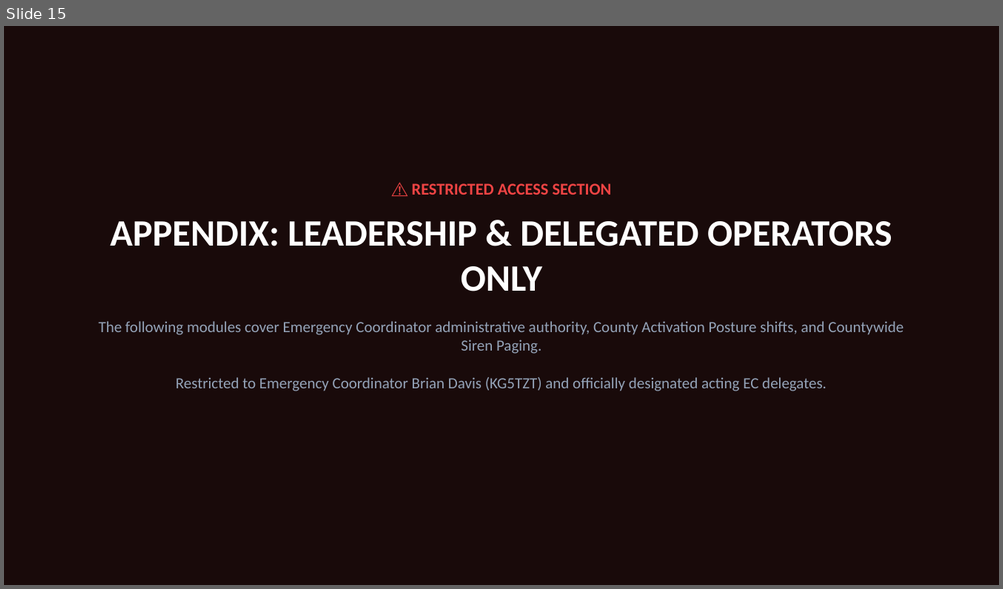
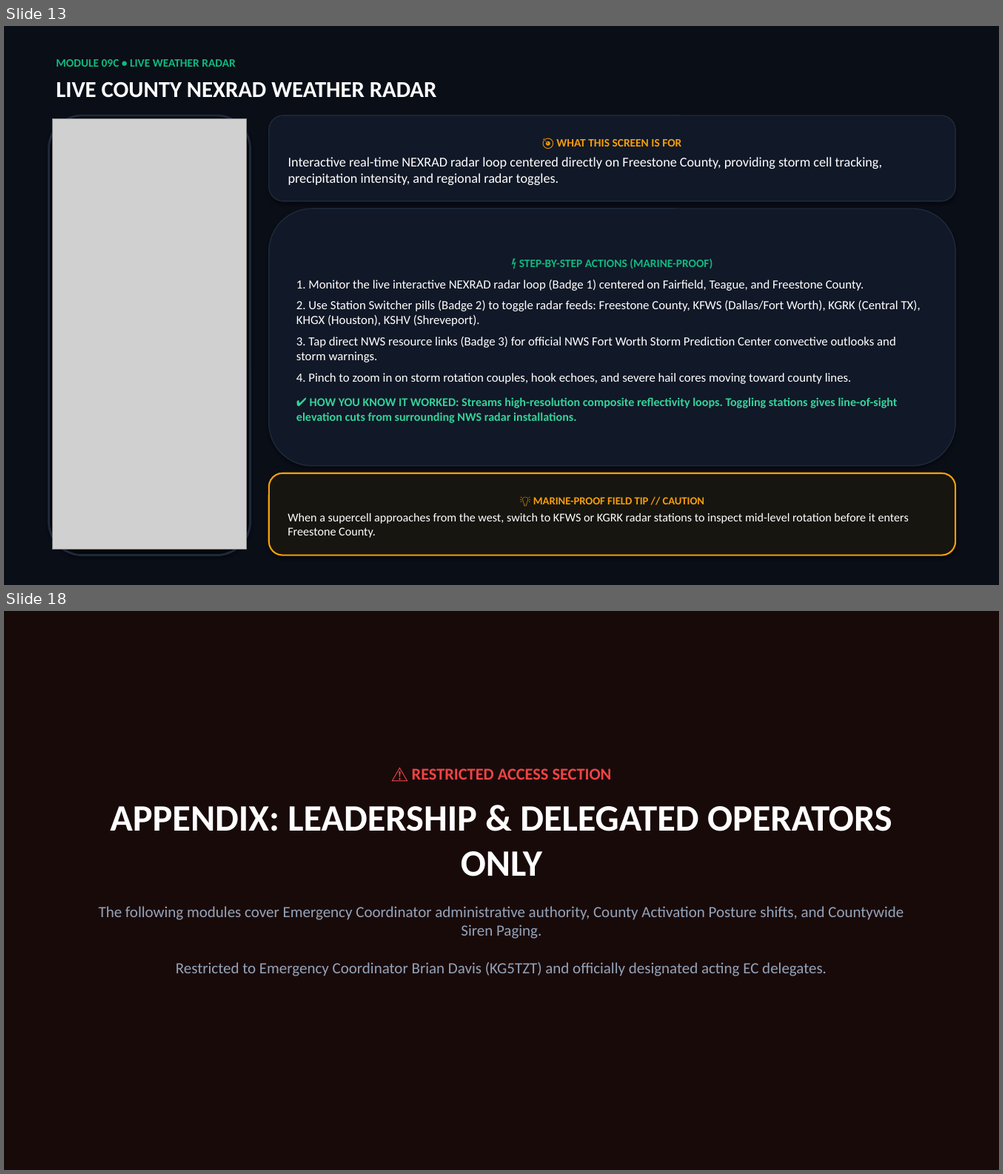
Before and after one commit to freestone-ares/freestone-ares-tactical, a slide deck: android_app/app/src/main/assets/Freestone_ARES_Tactical_User_Guide.pptx. Shown one above the other, each under a label of ours: slide 15 before the commit, slides 13 and 18 after it; the slides between them are not shown. The pictures are 1003x589 and 1003x1174 pixels, drawn with LibreOffice and Linux fonts; fonts in the diff are those of the drawing; grey boxes stand for pictures. Boxes give left, top, right and bottom in pixels: in the first picture for what was removed or moved away, otherwise in the second. Text is boxed around its words. In the diff, an @@ line names an element or a change of style, - is before the commit and + after.

Commit message:
docs: Update Marine-Proof User Guide to Build 69 (v7.9.17) with 4-subtab SKYWARN modules & in-app viewer

```diff
--- a/android_app/app/src/main/assets/Freestone_ARES_Tactical_User_Guide.pptx
+++ b/android_app/app/src/main/assets/Freestone_ARES_Tactical_User_Guide.pptx
@@ slide 13 added at [4,26,999,585], background #FFFFFF @@
@@ rectangle added at [4,26,999,585], fill #0A0E17 @@
@@ text added at [56,59,235,67], 11 pt, text #10B981, bold @@
+MODULE 09C • LIVE WEATHER RADAR
@@ text added at [56,82,437,98], 22 pt, text #FFFFFF, bold @@
+LIVE COUNTY NEXRAD WEATHER RADAR
@@ rounded rectangle added at [48,116,250,556], fill #05070A, outline #1E293B 2 pt @@
@@ picture added at [53,119,247,550] @@
@@ rounded rectangle added at [269,116,956,201], fill #111827, outline #1E293B 1 pt, 13 pt, text #FFFFFF @@
+🎯 WHAT THIS SCREEN IS FOR
+Interactive real-time NEXRAD radar loop centered directly on Freestone County, providing storm cell tracking, precipitation intensity, and regional radar toggles.
@@ rounded rectangle added at [269,209,956,466], fill #111827, outline #1E293B 1 pt, 12 pt, text #FFFFFF @@
+⚡ STEP-BY-STEP ACTIONS (MARINE-PROOF)
+1. Monitor the live interactive NEXRAD radar loop (Badge 1) centered on Fairfield, Teague, and Freestone County.
+2. Use Station Switcher pills (Badge 2) to toggle radar feeds: Freestone County, KFWS (Dallas/Fort Worth), KGRK (Central TX), KHGX (Houston), KSHV (Shreveport).
+3. Tap direct NWS resource links (Badge 3) for official NWS Fort Worth Storm Prediction Center convective outlooks and storm warnings.
+4. Pinch to zoom in on storm rotation couples, hook echoes, and severe hail cores moving toward county lines.
+✔ HOW YOU KNOW IT WORKED: Streams high-resolution composite reflectivity loops. Toggling stations gives line-of-sight elevation cuts from surrounding NWS radar installations.
@@ rounded rectangle added at [269,474,956,556], fill #17150F, outline #F59E0B 1.5 pt, 11.5 pt, text #FFFFFF @@
+💡 MARINE-PROOF FIELD TIP // CAUTION
+When a supercell approaches from the west, switch to KFWS or KGRK radar stations to inspect mid-level rotation before it enters Freestone County.
@@ what was slide 15 is now slide 18 @@
```
Also in this commit, not shown: 2 slides changed, 2 other slides added, 59 other files.
